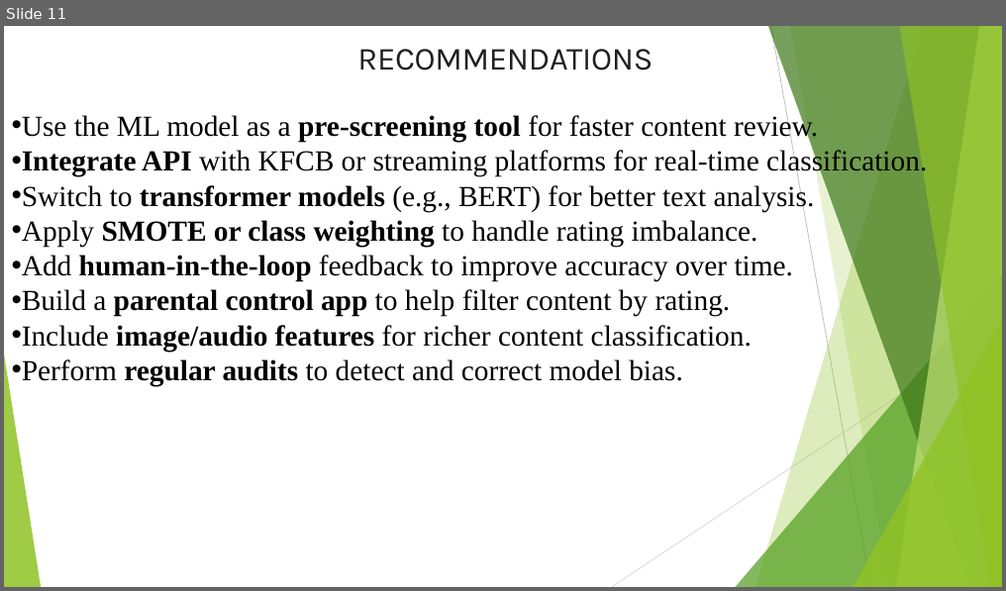
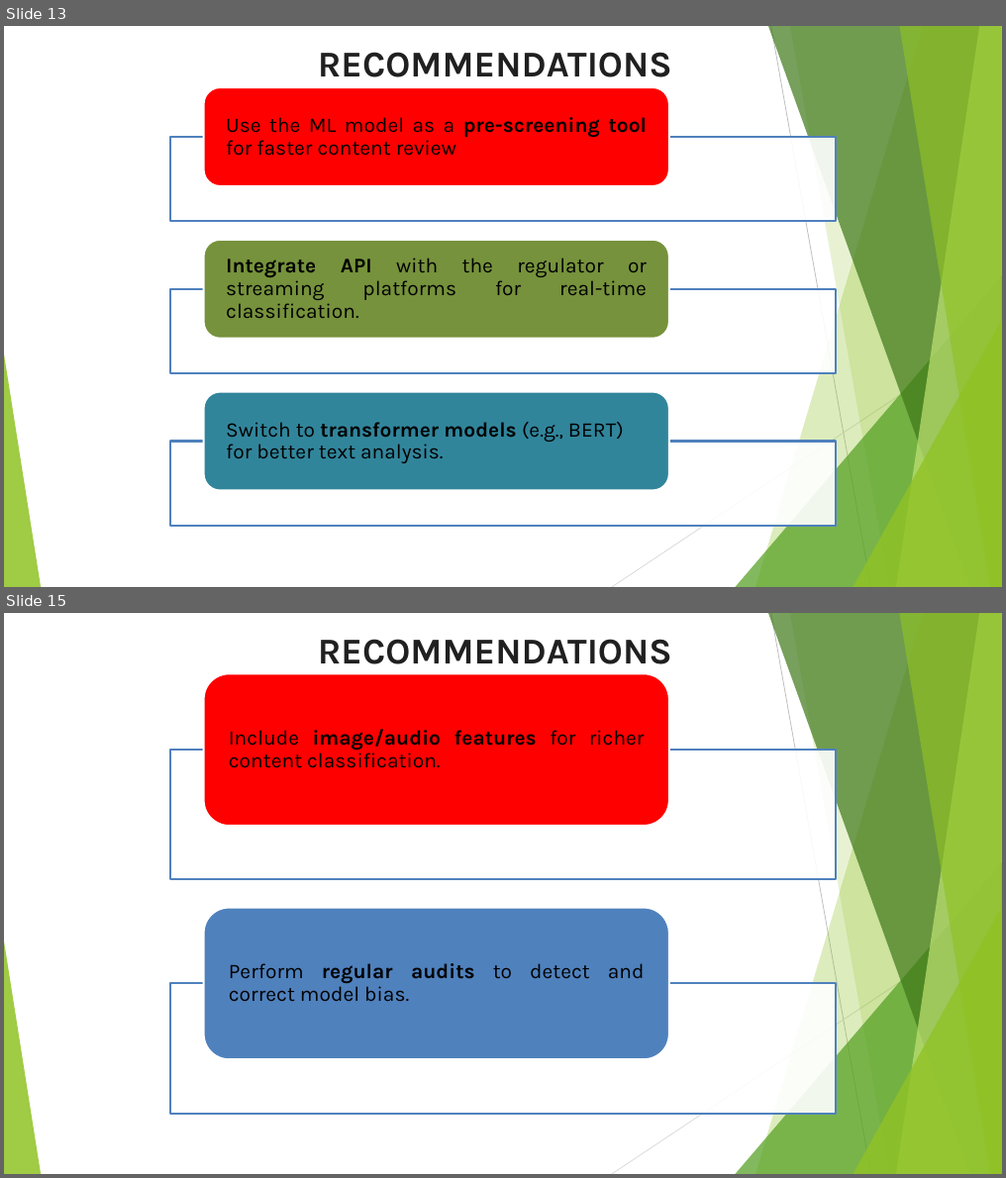
Before and after one commit to cminyade/Data_Alchemists, a slide deck: audiovisual_presentation.pptx. Shown one above the other, each under a label of ours: slide 11 before the commit, slides 13 and 15 after it; the slides between them are not shown. The pictures are 1006x591 and 1006x1178 pixels, drawn with LibreOffice and Linux fonts; fonts in the diff are those of the drawing. Boxes give left, top, right and bottom in pixels: in the first picture for what was removed or moved away, otherwise in the second. Text is boxed around its words. In the diff, an @@ line names an element or a change of style, - is before the commit and + after.

```diff
--- a/audiovisual_presentation.pptx
+++ b/audiovisual_presentation.pptx
@@ slide 15 added at (x1=4, y1=613, x2=1002, y2=1174), background #FFFFFF; not listed: 10 template elements that a slide beside it also shows @@
@@ title added at (x1=318, y1=639, x2=672, y2=664), 35 pt, text #202020, bold @@
+RECOMMENDATIONS
@@ group added at (x1=170, y1=673, x2=836, y2=1114): 2 rectangles, 2 rounded rectangles, 2 texts @@
+Include image/audio features for richer content classification.
+Perform regular audits to detect and correct model bias.
@@ freeform shape added at (x1=557, y1=979, x2=727, y2=1014), fill #FFFFFF @@
@@ what was slide 11 is now slide 13 @@
@@ slide 13 changed as well @@
@@ title "RECOMMENDATIONS" moved from (x1=357, y1=49, x2=652, y2=71) to (x1=318, y1=52, x2=672, y2=77) @@
@@ title "RECOMMENDATIONS" at (x1=318, y1=52, x2=672, y2=77): size 31 to 35 pt, letter spacing -0.2 to 0 pt, bold on; indent changed @@
@@ text removed at (x1=22, y1=113, x2=927, y2=386) @@
-• Use the ML model as a pre-screening tool for faster content review.
-• Integrate API with KFCB or streaming platforms for real-time classification.
-• Switch to transformer models (e.g., BERT) for better text analysis.
-• Apply SMOTE or class weighting to handle rating imbalance.
-• Add human-in-the-loop feedback to improve accuracy over time.
-• Build a parental control app to help filter content by rating.
-• Include image/audio features for richer content classification.
-• Perform regular audits to detect and correct model bias.
@@ group added at (x1=170, y1=87, x2=836, y2=526): 3 rectangles, 3 rounded rectangles, 3 texts @@
+Use the ML model as a pre-screening tool for faster content review
+Integrate API with the regulator or streaming platforms for real-time classification.
+Switch to transformer models (e.g., BERT) for better text analysis.
```
Also in this commit, not shown: 8 other slides changed, 7 other slides added, 4 slides removed, 2 other files.
